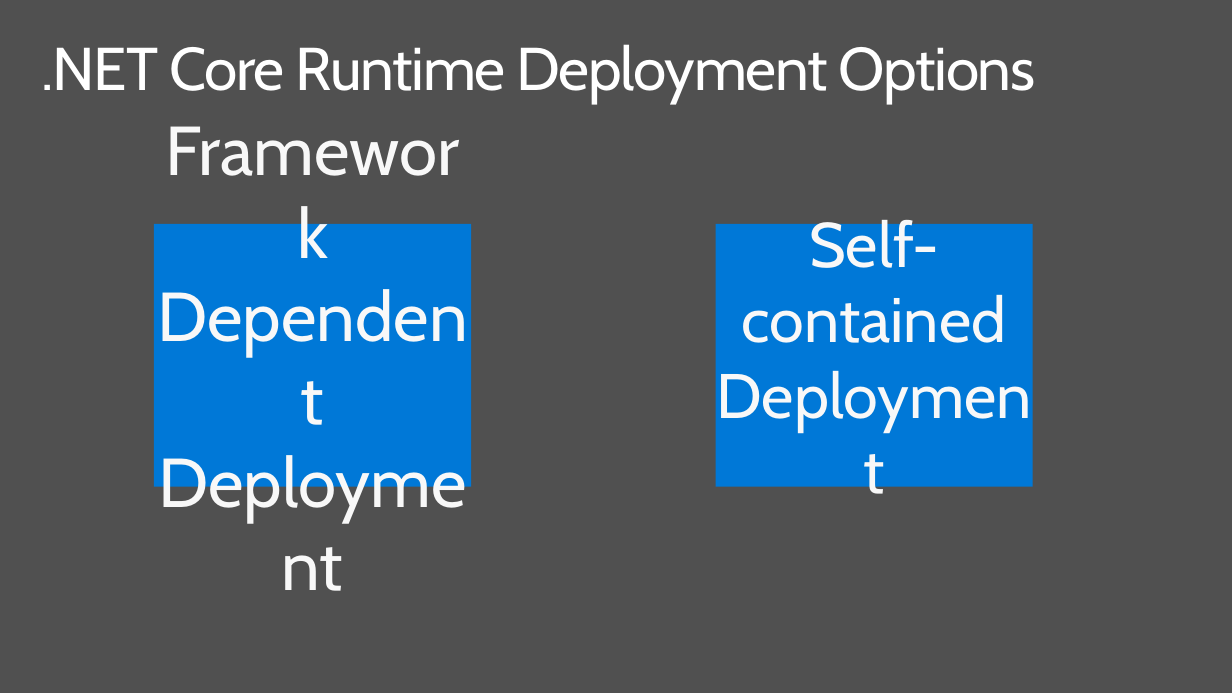
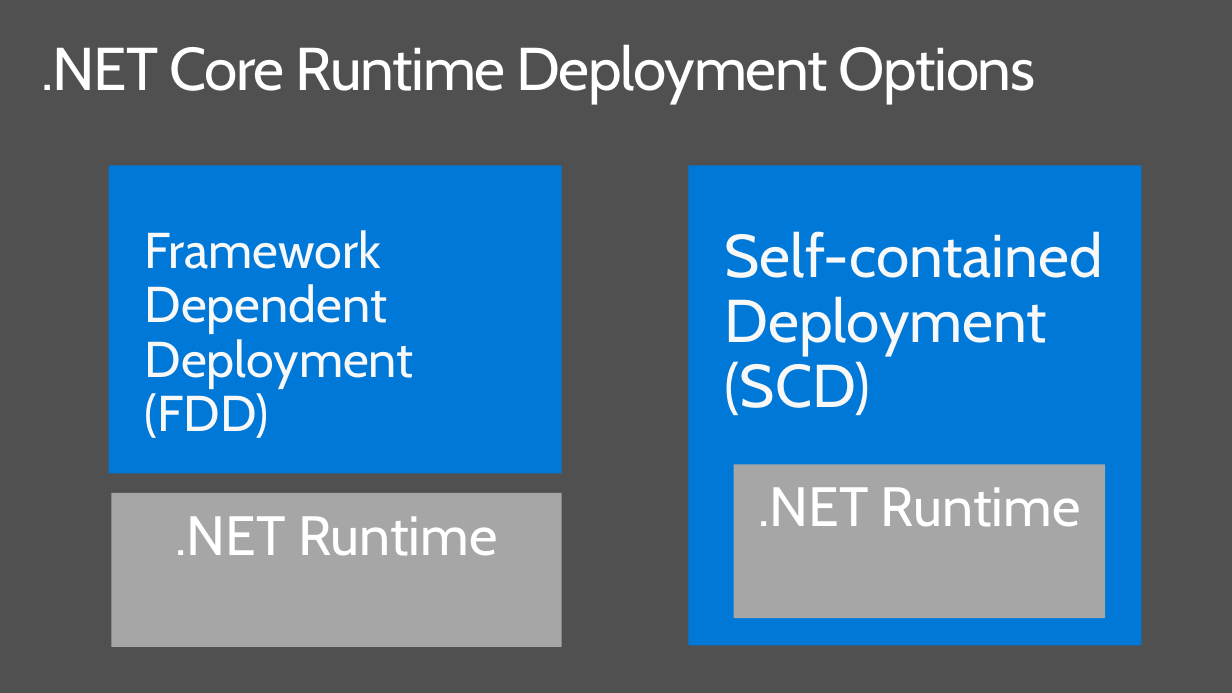
Before and after one commit to dotnet-presentations/dotnetcore-workshop, a slide deck: slide 13 of 1-Overview-Tools-Acquisition/netcore-workshop-overview-tools.pptx. Drawn at 1232x693 pixels with LibreOffice and Linux fonts; fonts in the diff are those of the drawing; background and template pictures are left out. Boxes give left, top, right and bottom in pixels: in the first picture for what was removed or moved away, otherwise in the second. Text is boxed around its words. In the diff, an @@ line names an element or a change of style, - is before the commit and + after.

```diff
--- a/1-Overview-Tools-Acquisition/netcore-workshop-overview-tools.pptx
+++ b/1-Overview-Tools-Acquisition/netcore-workshop-overview-tools.pptx
@@ rounded rectangle added at (109, 165, 562, 473), fill #0078D7 @@
@@ rounded rectangle added at (688, 165, 1141, 645), fill #0078D7 @@
@@ text "Framework Dependent Deployment (FDD)": place and size @@
-text "Framework Dependent Deployment (FDD)" at (154, 224, 471, 486)
+text "Framework Dependent Deployment (FDD)" at (145, 230, 414, 438)
@@ text "Framework Dependent Deployment (FDD)" at (145, 230, 414, 438): vertical alignment middle to top; fill #0078D7 to none @@
@@ text at (145, 230, 414, 438): text changed; size 55 to 40 pt @@
-Framework Dependent Deployment
+Framework Dependent Deployment (FDD)
@@ text "Self-contained Deployment (SCD)" at (725, 231, 1103, 416): vertical alignment middle to top; fill #0078D7 to none @@
@@ text "Self-contained Deployment (SCD)": place and size @@
-text "Self-contained Deployment (SCD)" at (716, 224, 1033, 486)
+text "Self-contained Deployment (SCD)" at (725, 231, 1103, 416)
@@ text at (725, 231, 1103, 416): text changed; size 50 to 48 pt @@
-Self-contained Deployment
+Self-contained Deployment (SCD)
@@ rectangle added at (734, 464, 1105, 618), fill #A6A6A6, 44 pt, text #FFFFFF @@
+.NET Runtime
@@ rectangle added at (111, 493, 562, 647), fill #A6A6A6, 44 pt, text #FFFFFF @@
+.NET Runtime
```
Also in this commit, not shown: 2 other slides changed, 1 slide added.
